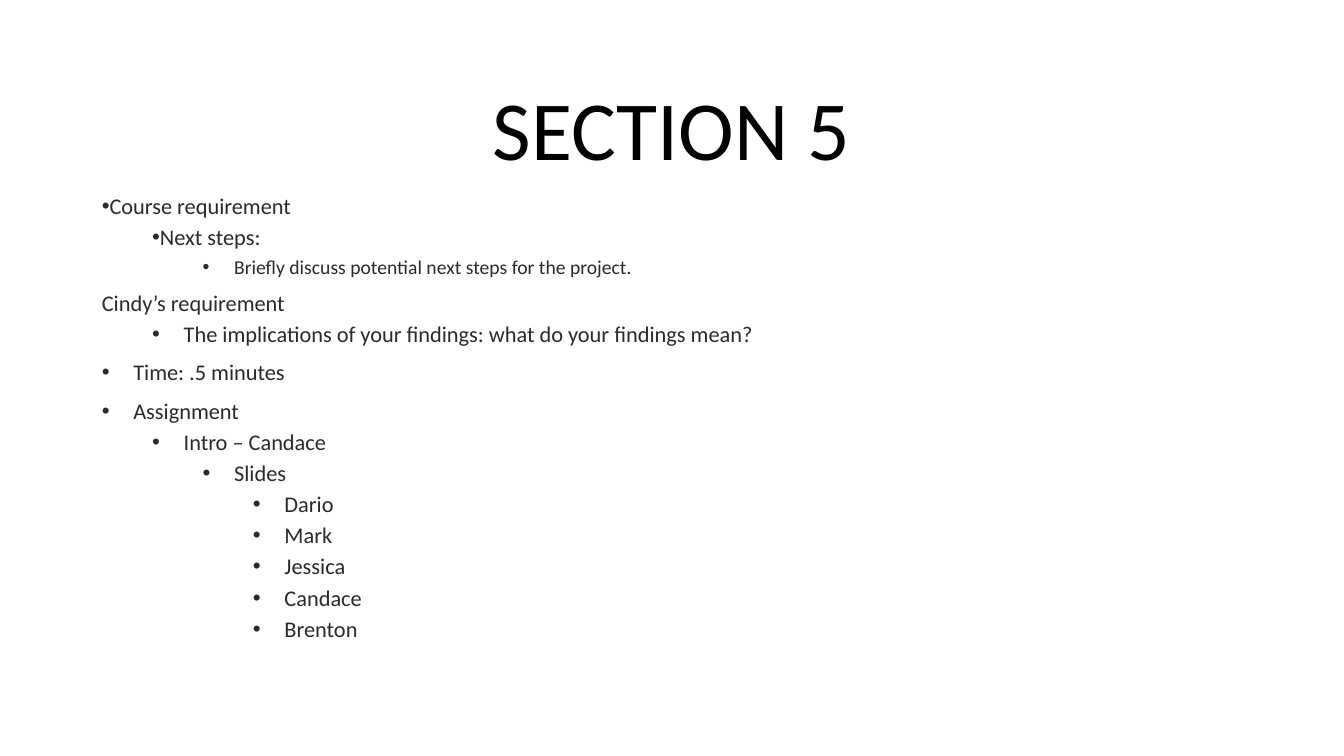
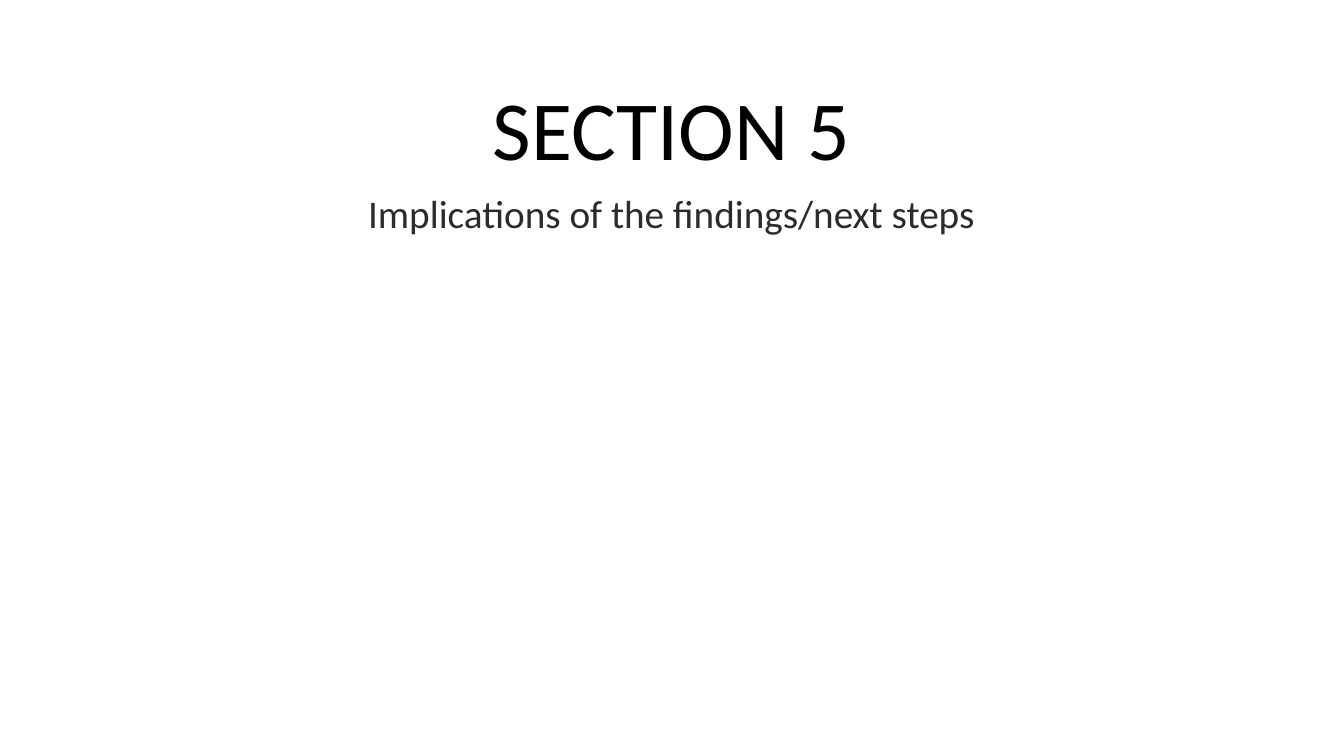
Before and after one commit to CandaceDoesData/Group_Project_1, a slide deck: slide 29 of mm_Group3_Project_1_Presentation.pptx (slide 31 before the commit). Drawn at 1344x756 pixels with LibreOffice and Linux fonts; fonts in the diff are those of the drawing. Boxes give left, top, right and bottom in pixels: in the first picture for what was removed or moved away, otherwise in the second. Text is boxed around its words. In the diff, an @@ line names an element or a change of style, - is before the commit and + after.

```diff
--- a/mm_Group3_Project_1_Presentation.pptx
+++ b/mm_Group3_Project_1_Presentation.pptx
@@ text at box(368, 200, 975, 235): text changed; size 16 to 28 pt @@
-• Course requirement
-  • Next steps:
-    • Briefly discuss potential next steps for the project.
-Cindy’s requirement
-  • The implications of your findings: what do your findings mean?
-• Time: .5 minutes
-• Assignment
-  • Intro – Candace
-    • Slides
-      • Dario
-      • Mark
-      • Jessica
-      • Candace
-      • Brenton
+Implications of the findings/next steps
```
Also in this commit, not shown: 11 other slides changed, 5 slides added, 6 slides removed, 1 other file.
